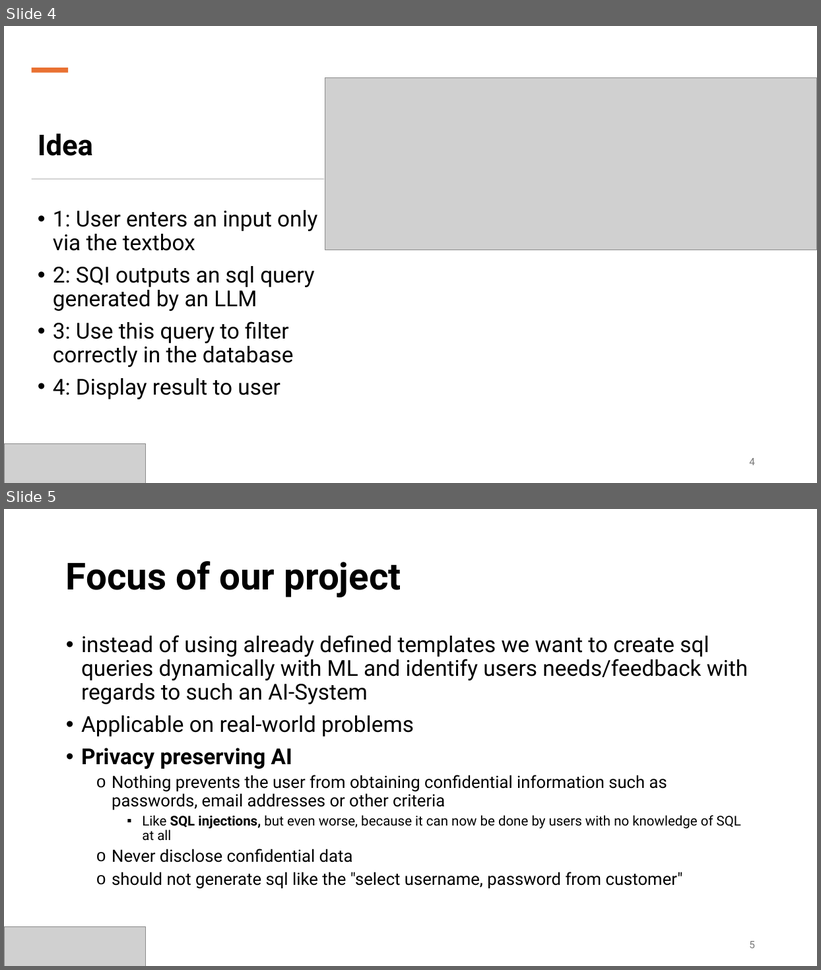
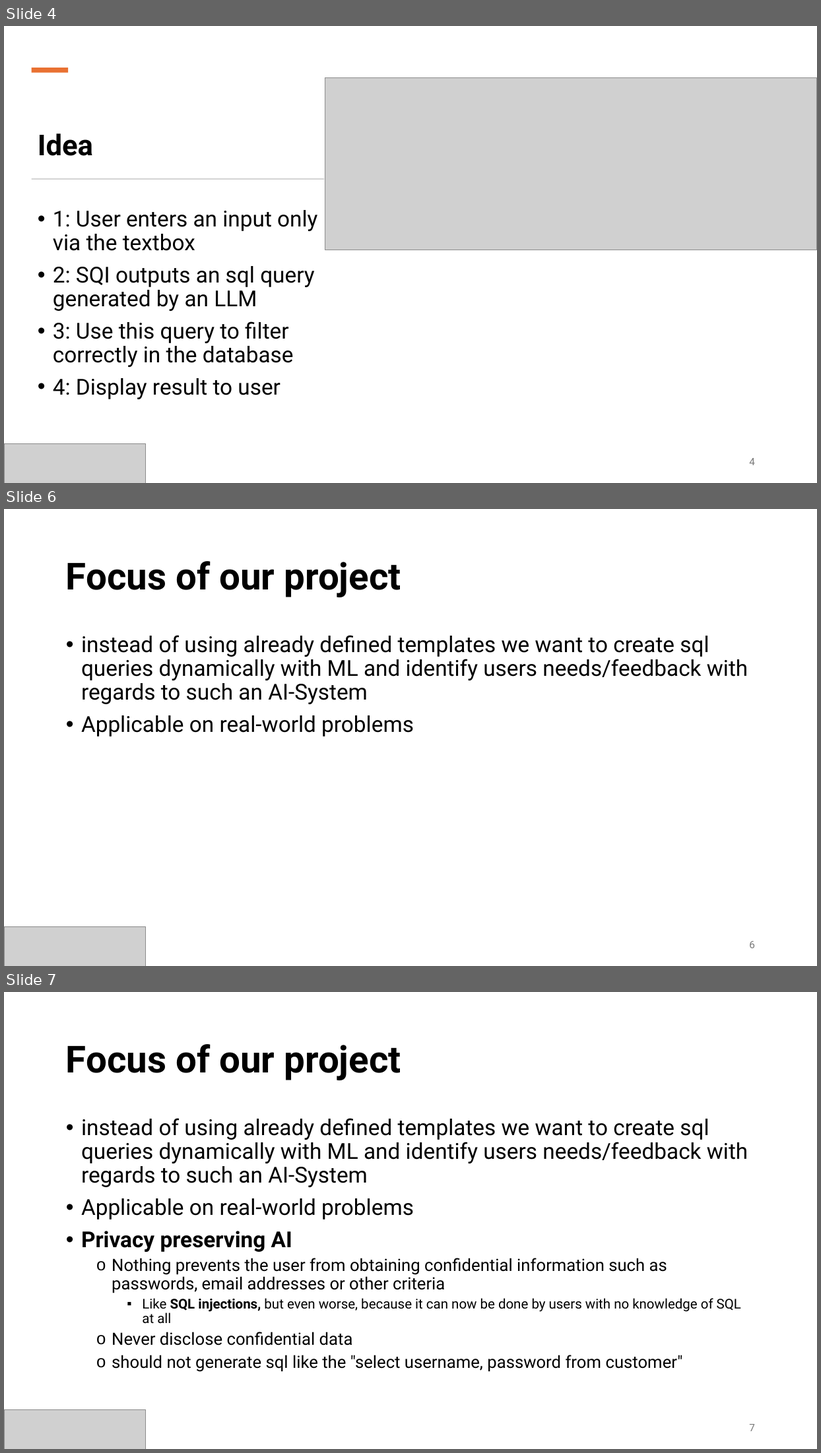
Before and after one commit to ParssaJ/HCI-AI, a slide deck: Presentation/HAI.pptx. Shown one above the other, each under a label of ours: slides 4 and 5 before the commit, slides 4, 6 and 7 after it; the slides between them are not shown. The pictures are 821x970 and 821x1453 pixels, drawn with LibreOffice and Linux fonts; fonts in the diff are those of the drawing; grey boxes stand for pictures. Boxes give left, top, right and bottom in pixels: in the first picture for what was removed or moved away, otherwise in the second. Text is boxed around its words. In the diff, an @@ line names an element or a change of style, - is before the commit and + after.

```diff
--- a/Presentation/HAI.pptx
+++ b/Presentation/HAI.pptx
@@ slide 6 added at <box>4,509,817,966</box>, background #FFFFFF @@
@@ title added at <box>66,561,401,597</box>, 44 pt, text #000000, bold @@
+Focus of our project
@@ text added at <box>81,635,748,737</box>, 26 pt, text #000000 @@
+• instead of using already defined templates we want to create sql queries dynamically with ML and identify users needs/feedback with regards to such an AI-System
+• Applicable on real-world problems
@@ picture added at <box>4,927,145,966</box> @@
@@ page number added at <box>749,941,755,949</box>, 12 pt, text #797979 @@
+6
@@ what was slide 5 is now slide 7 @@
@@ page number at <box>749,1424,755,1432</box>: text changed @@
-5
+7
```
Also in this commit, not shown: 2 slides changed, 3 other slides added, 1 other file.
